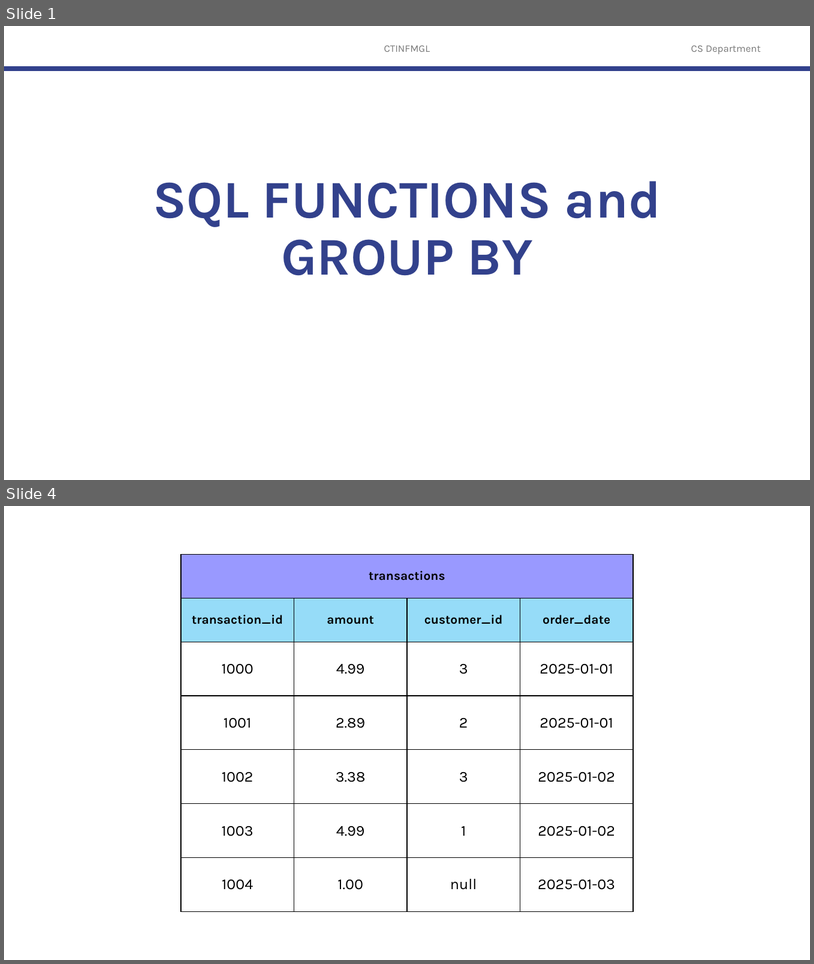
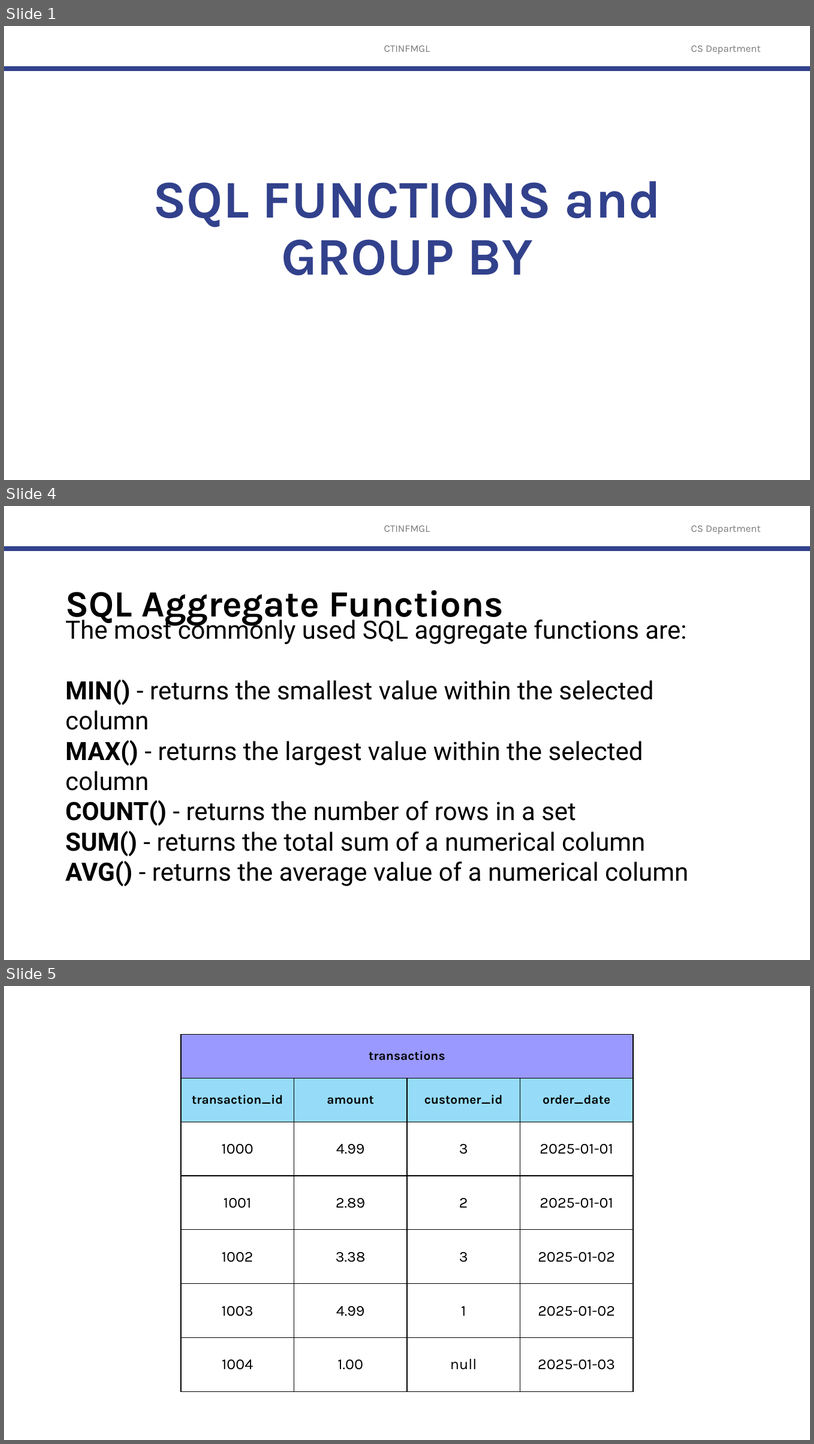
Before and after one commit to robitussin/CTINFMGL, a slide deck: 07 - Introduction to SQL/SQL Functions and GROUP BY.pptx. Shown one above the other, each under a label of ours: slides 1 and 4 before the commit, slides 1, 4 and 5 after it; the slides between them are not shown. The pictures are 814x964 and 814x1444 pixels, drawn with LibreOffice and Linux fonts; fonts in the diff are those of the drawing; background and template pictures are left out. Boxes give left, top, right and bottom in pixels: in the first picture for what was removed or moved away, otherwise in the second. Text is boxed around its words. In the diff, an @@ line names an element or a change of style, - is before the commit and + after.

```diff
--- a/07 - Introduction to SQL/SQL Functions and GROUP BY.pptx
+++ b/07 - Introduction to SQL/SQL Functions and GROUP BY.pptx
@@ slide 4 added at [4, 506, 810, 960], background #FFFFFF; not listed: 3 template elements that a slide beside it also shows @@
@@ title added at [65, 590, 504, 625], 44 pt, text #000000, bold @@
+SQL Aggregate Functions
@@ text added at [65, 616, 689, 886], 30 pt, text #000000 @@
+The most commonly used SQL aggregate functions are:
+MIN() - returns the smallest value within the selected column
+MAX() - returns the largest value within the selected column
+COUNT() - returns the number of rows in a set
+SUM() - returns the total sum of a numerical column
+AVG() - returns the average value of a numerical column
@@ what was slide 4 is now slide 5 @@
```
Also in this commit, not shown: 1 slide changed, 2 other slides added, 1 slide removed.
